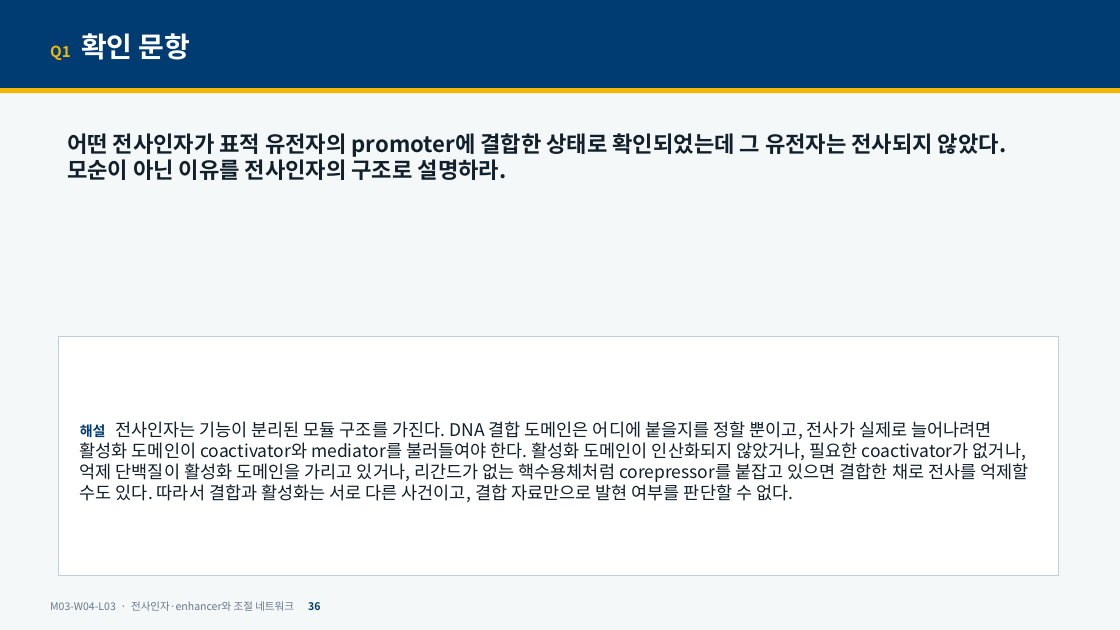
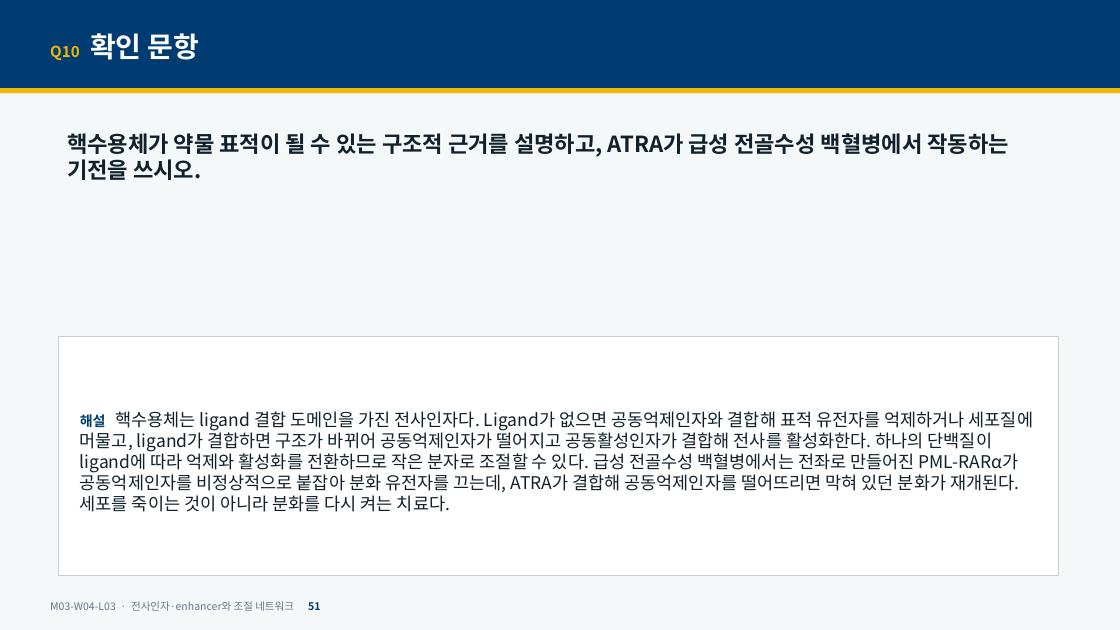
Before and after one commit to hoperiasd2/hoperiasd2.github.io, a slide deck: slide 51 of curriculum/M03/W04/L03/slides.pptx (slide 36 before the commit). Drawn at 1120x630 pixels with LibreOffice and Linux fonts; fonts in the diff are those of the drawing. Boxes give left, top, right and bottom in pixels: in the first picture for what was removed or moved away, otherwise in the second. Text is boxed around its words. In the diff, an @@ line names an element or a change of style, - is before the commit and + after.

```diff
--- a/curriculum/M03/W04/L03/slides.pptx
+++ b/curriculum/M03/W04/L03/slides.pptx
@@ text at bbox=[50, 33, 200, 60]: text changed @@
-Q1 확인 문항
+Q10 확인 문항
@@ text at bbox=[67, 133, 1008, 180]: text changed @@
-어떤 전사인자가 표적 유전자의 promoter에 결합한 상태로 확인되었는데 그 유전자는 전사되지 않았다. 모순이 아닌 이유를 전사인자의 구조로 설명하라.
+핵수용체가 약물 표적이 될 수 있는 구조적 근거를 설명하고, ATRA가 급성 전골수성 백혈병에서 작동하는 기전을 쓰시오.
@@ text in rectangle at bbox=[80, 411, 1033, 512]: text changed @@
-해설 전사인자는 기능이 분리된 모듈 구조를 가진다. DNA 결합 도메인은 어디에 붙을지를 정할 뿐이고, 전사가 실제로 늘어나려면 활성화 도메인이 coactivator와 mediator를 불러들여야 한다. 활성화 도메인이 인산화되지 않았거나, 필요한 coactivator가 없거나, 억제 단백질이 활성화 도메인을 가리고 있거나, 리간드가 없는 핵수용체처럼 corepressor를 붙잡고 있으면 결합한 채로 전사를 억제할 수도 있다. 따라서 결합과 활성화는 서로 다른 사건이고, 결합 자료만으로 발현 여부를 판단할 수 없다.
+해설 핵수용체는 ligand 결합 도메인을 가진 전사인자다. Ligand가 없으면 공동억제인자와 결합해 표적 유전자를 억제하거나 세포질에 머물고, ligand가 결합하면 구조가 바뀌어 공동억제인자가 떨어지고 공동활성인자가 결합해 전사를 활성화한다. 하나의 단백질이 ligand에 따라 억제와 활성화를 전환하므로 작은 분자로 조절할 수 있다. 급성 전골수성 백혈병에서는 전좌로 만들어진 PML-RARα가 공동억제인자를 비정상적으로 붙잡아 분화 유전자를 끄는데, ATRA가 결합해 공동억제인자를 떨어뜨리면 막혀 있던 분화가 재개된다. 세포를 죽이는 것이 아니라 분화를 다시 켜는 치료다.
@@ text at bbox=[50, 601, 320, 611]: text changed @@
-M03-W04-L03 · 전사인자·enhancer와 조절 네트워크 36
+M03-W04-L03 · 전사인자·enhancer와 조절 네트워크 51
```
Also in this commit, not shown: 38 other slides changed, 12 slides added, 5 slides removed, 17 other files.
